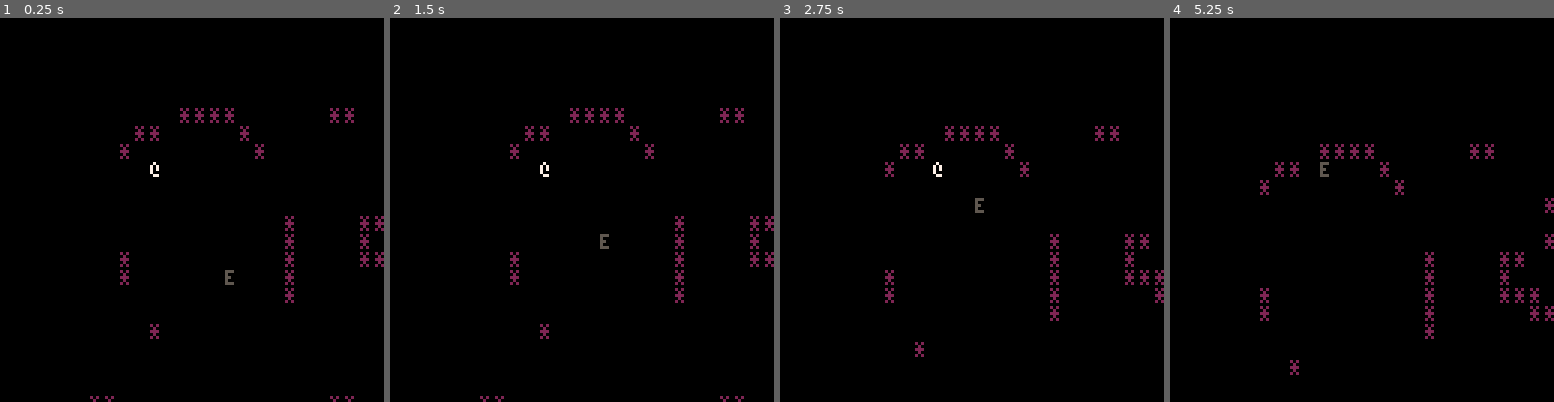
Above: before the commit, frames 1-4 (left to right).
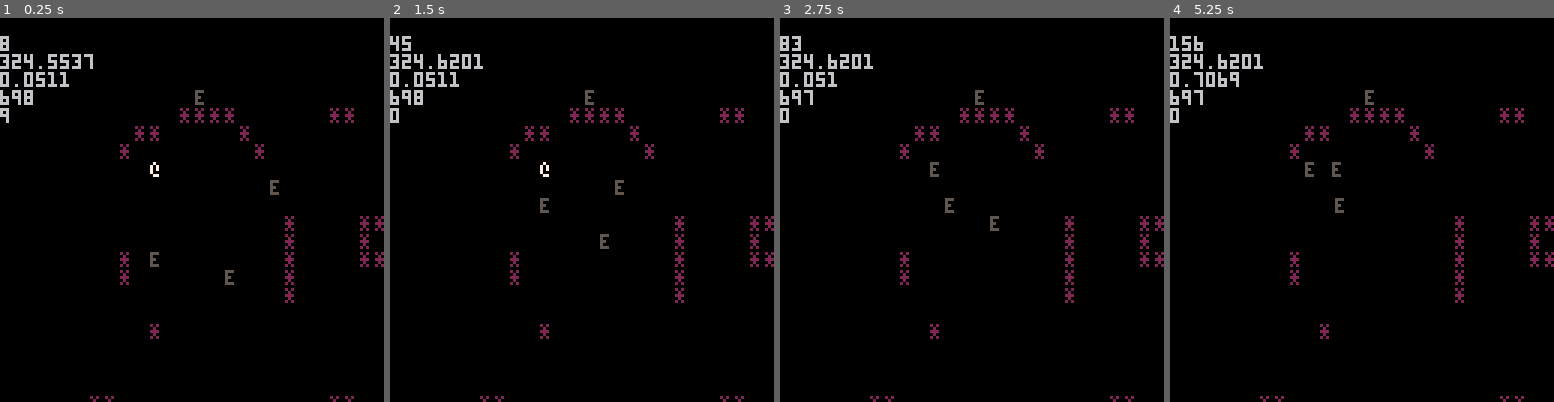
Above: after the commit, the same moments.

Repository: arnodick/castle
Game: PICO-8 cartridge castle.p8
Two runs of this game, one before a commit and one after it. Both use one fixed random seed, a clock stepped at 60 frames per second and the inputs below.
Inputs:
- Up to frame 1 (0.25 s): no input
- Up to frame 2 (1.5 s): tap X (X key) at 0.33, 1.07 s; tap O (Z key) at 0.7 s
- Up to frame 3 (2.75 s): hold Right 1.6-2.1 s; tap O (Z key) at 1.7, 2.1, 2.5 s; tap X (X key) at 1.85 s; hold Up 2.15-2.42 s; hold Right from 2.47 s (still down)
- Up to frame 4 (5.25 s): tap O (Z key) every 0.4 s from 2.9 to 4.9 s; tap X (X key) at 2.97, 4.08, 5.2 s; release Right at 3.03 s; hold Left 3.08-3.58 s; hold Down 3.63-3.97 s; hold Right 4.02-4.68 s; hold Up 4.73-5.03 s; hold Left from 5.08 s (still down)

The runs differ from the first frame. In frame 1, 1.3% of the frame differs, in the area x 0-73%, y 4-65%; in frame 2, 1.3%; in frame 3, 4.0%; in frame 4, 4.5%, in the area x 0-100%, y 4-100%.

Commit message:
attempt to do inheritance sort of thing but no point?

Diff:
--- a/castle.p8
+++ b/castle.p8
@@ -1,13 +1,15 @@
 pico-8 cartridge // http://www.pico-8.com
 version 5
 __lua__
-debug=false
+debug=true
 debug_l={}
 
 function debug_u()
 	debug_l[1]=timer
 	debug_l[2]=stat(0)
 	debug_l[3]=stat(1)
+	debug_l[4]=#actors
+	debug_l[5]=#creatures
 end
 
 function actors_i()
@@ -15,13 +17,12 @@
 	a.ch="@"
 	a.c=7
 	add(actortypes,a)
+
 	a={}
---	a.ch="#"
---	a.c=3
 	a.ch="*"
 	a.c=2
-
 	add(actortypes,a)
+
 	a={}
 	a.ch="e"
 	a.c=5
@@ -44,6 +45,12 @@
 	return a
 end
 
+function makecreature(t,ch,x,y,c)
+	c=makeactor(t,ch,x,y,c)
+	add(creatures,c)
+	return c
+end
+
 function drawactor(a)
 	print(a.ch,a.x*cellw+a.shakex,a.y*cellh+a.shakey,a.c)
 --	print(a.x,a.x*cellw+cellw,a.y*cellh,a.c)
@@ -124,6 +131,7 @@
 				sfx(1)
 				room[t.x][t.y]=0
 				del(actors,t)
+				del(creatures,t)
 			end
 		end
 	end
@@ -168,6 +176,7 @@
 	actortypes={}
 	actors={}
 	actors_i()
+	creatures={}
 	room={}
 	for a=1,room_w do
 		room[a]={}
@@ -181,12 +190,17 @@
 			loadmap(a,b,flr(rnd(8)),level)
 		end
 	end
-	p=makeactor(1,actortypes[1].ch,5,5,actortypes[1].c)
+	--p=makeactor(1,actortypes[1].ch,5,5,actortypes[1].c)
+	p=makecreature(1,actortypes[1].ch,5,5,actortypes[1].c)
 	for b=1,room_w do
 		for a=1,room_w do
 			local cell=room[a][b]
 			if cell>0 then
-				makeactor(cell,actortypes[cell].ch,a,b,actortypes[cell].c)
+				if cell!=2 then
+					makecreature(cell,actortypes[cell].ch,a,b,actortypes[cell].c)
+				else
+					makeactor(cell,actortypes[cell].ch,a,b,actortypes[cell].c)
+				end
 			end
 		end
 	end
@@ -205,6 +219,11 @@
 end
 
 function _update()
+	if btnp(5) then
+		for k,v in pairs(creatures) do
+			creatures[k]=nil
+		end
+	end
 	if btnp()>0 then
 		foreach(actors,doactor)
 	end
@@ -347,16 +366,16 @@
 0000000000000000000000000000000000000000000000000000000000000000000000000000000000000000000000000000000000000000000000000000000000000000000000000000000000000000000000000000000000000000000000000000000000000000000000000000000000000000000000000000000000000000
 0000000000000000000000000000000000000000000000000000000000000000000000000000000000000000000000000000000000000000000000000000000000000000000000000000000000000000000000000000000000000000000000000000000000000000000000000000000000000000000000000000000000000000
 __map__
-0000000000000000000000000000000000000000000000000000000000000000000000000000000000000000000000000000000000000000000000000000000000000000000000000000000000000000000000000000000000000000000000000000000000000000000000000000000000000000000000000000000000000000
+0000000000000003000000000000000000000000000000000000000000000000000000000000000000000000000000000000000000000000000000000000000000000000000000000000000000000000000000000000000000000000000000000000000000000000000000000000000000000000000000000000000000000000
 0000000000000202020200000000000000000200000200000000000000000000000000000000000000000000000000000000000000000000000000000000000000000000000002000000000000000000000000000202000000020000000000000000020000000000000000000000020202020000000000000000000000000000
 0000000202000000000002000000000000000000000000000000000000000000000000000000020000000000000000000000000000000000000000000000000000000000000002000000000000000000000002020000000000020000000000000002000200000000000000000000000000000000000000000000000000000000
 0000020000000000000000020000000000020200000000000000000000000000000000000000020202020202000000000000000002020202020202000000000000000000000000020000000000000000000200000000000000000000000000000000000002000000000000020000000000000000000000000202020200000000
 0000000000000000000000000000000000000200000000000000000000000000000000000000020000000002000000000000000000000000020202020000000000000000020000020202020000000000000000000202020202020200000200000000000000020200020202020000000000000000000202020202020200000000
-0000000000000000000000000000000000000200000000000002020200000000000002000000000202000002000000000000000200020000000000020200020000000000020200000202020000000000000000020200000000020000000000000000000000020200000002000000000000000000000002020200000200000200
+0000000000000000000000000300000000000200000000000002020200000000000002000000000202000002000000000000000200020000000000020200020000000000020200000202020000000000000000020200000000020000000000000000000000020200000002000000000000000000000002020200000200000200
 0000000000000000000000000000000000000002000000020200000200000000000000000000000000000200000000000002000000000000000000020202020000000002020000000002000000000200000002000200000000020200020000000000000002020200000002000000000000000000000200000000000200000200
 0000000000000000000000000002000000000000020000000000000202020000000000000200000000000202000000000000000002020200000000020200000000000000020200020202020000000000020000000202020000000202000000000000000002000200000002000000000000000202000000000000000202020000
 0000000000000000000000000002000000000002020200020002020200000000000000000202020000000000020000000000000000000000000000000000000000000002020000020202020000000000020000000000000202020202000000000000000202000002020000000000000000000200000000000000000202020000
-0000020000000000000000000002000000020200000000020202000000000000000002000200000200000000000000000200000000000000020202000000000000000200000000000202000000000000020000000000000202020202000000000000000202020202020200000000000000000202020000000000000202020000
+0000020003000000000000000002000000020200000000020202000000000000000002000200000200000000000000000200000000000000020202000000000000000200000000000202000000000000020000000000000202020202000000000000000202020202020200000000000000000202020000000000000202020000
 0000020000000000000300000002000000020200000000020000000000000000000002000200000002000000000000000002000202020202020200000002000000020000000000000202000000000000020200000000000200000002000000000000020000020000000002000000020000000000020202000000020202000000
 0000000000000000000000000002000000000002020200000200000000000000000000000002020202020200000000000000000002000200020202000202000000020000000000000002000000000000000200000002020202020202000000000000020000020202020000020200020200000000000002000000020200000000
 0000000000000000000000000000000000000000000200020002000000000000000000000002000000000200000000000000000000000000000000000000020200000000000000020000000000000000000002000202000200000000000000000000000000000202020202000202000000000000000002020000000000000000
